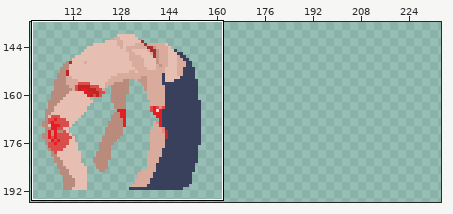
File history of a pixel-art file, aseprite/asso_project/puppet.aseprite. Above, an overview of the earlier version with the close-up marked.
Close-up. First the earlier version:
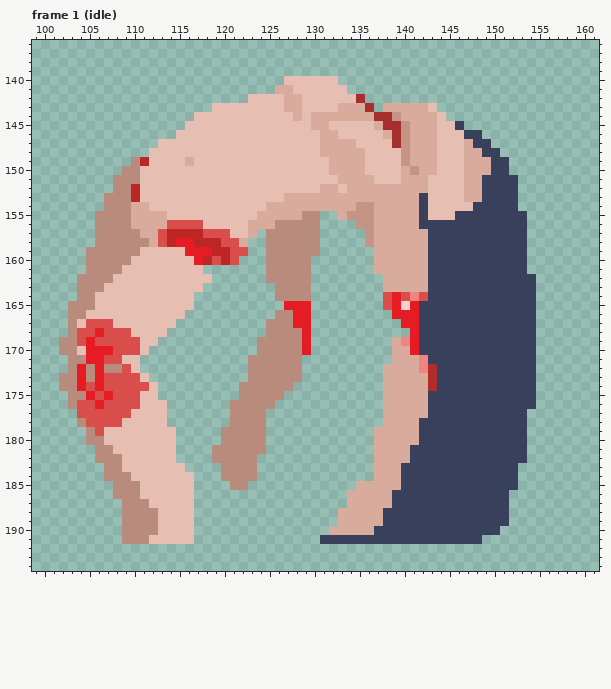
256x256 pixels, 3 frames. Colours within 5 levels of each other are drawn and written as one. Shown: frame 1 (idle): x 99..161, y 136..194. The wide view leaves out empty margins. The commit also changed other frames or places, which this record leaves out.
After:
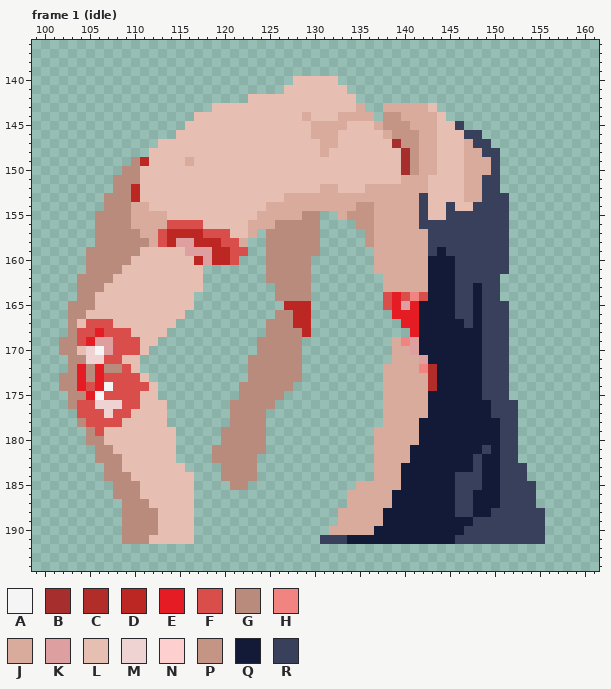
Palette (. is transparent): A #f5f5f5  B #a62f2d  C #b22d29  D #bc2723  E #e51c23  F #d94d4a  G #b88b7c  H #f18481  J #d9ab9c  K #dd9f9f  L #e7bfb2  M #efd3d3  N #fdcfce  P #c49484  Q #131a37  R #39405b
What changed:
Changed rows in their new state; - is an unchanged pixel.
Frame 1 (idle), layer "Layer 1":
first column x 105:
140 ----------------------.----------------------------
141 ---------------------.L----------------------------
142 ----------------------LL------.--------------------
143 ----------------------LL----LL-.-------------------
144 -----------------------LJLLL----.P-----------------
145 ---------------------------JJ----PP----------------
146 -------------------------J--------P-P--------------
147 ----------------------------LL------P--------------
148 ---------------------------LLLL----BP--------------
149 ---------------------------LLLL----BP---------.----
150 ---------------------------LLLL----B----------.----
151 ----------------------------LLLL--------------..---
152 -----------------------------LL---------------..---
153 -----------------------------------------------.---
154 ----------------------------------------R------.---
155 ----------------------------------------R------..--
156 -----------------------------------------------..--
157 -----------------------------------------------..--
158 ----------KK-----------------------------------..--
159 -----------KKK-------------------------Q-------..--
160 ------------DKD-----------------------QQQ------..--
161 --------------------------------------QQQ------..--
162 -------------.------------------------QQQ-----....-
163 --------------------------------------QQQ--Q--....-
164 --------------------------------------QQQ--Q--....-
165 ----------------------DDD----------K-QQQQ--Q---...-
166 -----------------------DD------------QQQQ--Q---...-
167 -----------------------DD------------QQQQQ-Q---...-
168 ------------------------D------------QQQQQQQ---...-
169 -KK---------------------.-----------KQQQQQQQ---...-
170 MAK---------------------.-----------KQQQQQQQ---...-
171 MM-----------------------------------KQQQQQQ---...-
172 ---------------------------------------QQQQQ---...-
173 ---------------------------------------QQQQQ---...-
174 --A------------------------------------QQQQQ---...-
175 -AF-----------------------------------QQQQQQ---...-
176 -MMM----------------------------------QQQQQQQ---..-
177 --M-----------------------------------QQQQQQQ---.--
178 -------------------------------------QQQQQQQQQ--.--
179 -------------------------------------QQQQQQQQQ--.--
180 -------------------------------------QQQQQQQQQ--.--
181 ------------------------------------QQQQQQQQ-Q--.--
182 ------------------------------------QQQQQQQ-QQ--.--
183 -----------------------------------QQQQQQQQ-QQ--R--
184 -----------------------------------QQQQQQ---QQ--R--
185 -----------------------------------QQQQQQ---QQ--RR-
186 ----------------------------------QQQQQQQ--QQQ-RRR-
187 ----------------------------------QQQQQQQ--QQQ-RRR-
188 ---------------------------------QQQQQQQQ--QQ--RRRR
189 ---------------------------------QQQQQQQQQQ----RRRR
190 --------------------------------QQQQQQQQQQ----RRRRR
191 -----------------------------QQQQQQQQQQQQ---RRRRRRR
Where, in picture pixels (left, top, right, bottom), the same in both close-ups:
changed: (275, 76, 545, 544)
changed: (176, 238, 221, 283)
changed: (86, 337, 122, 418)
